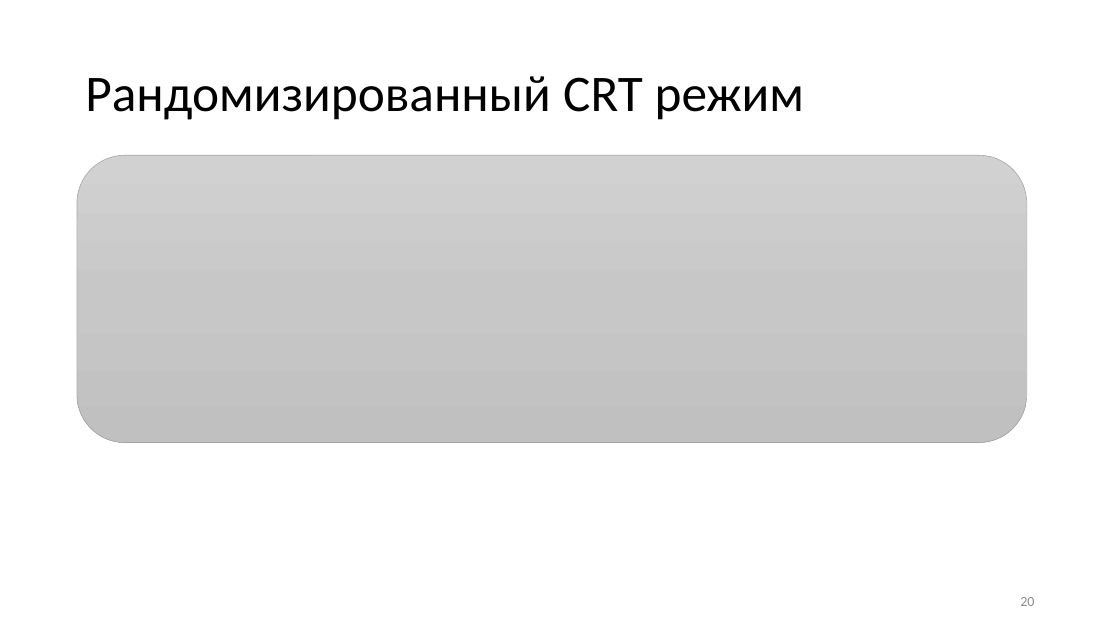
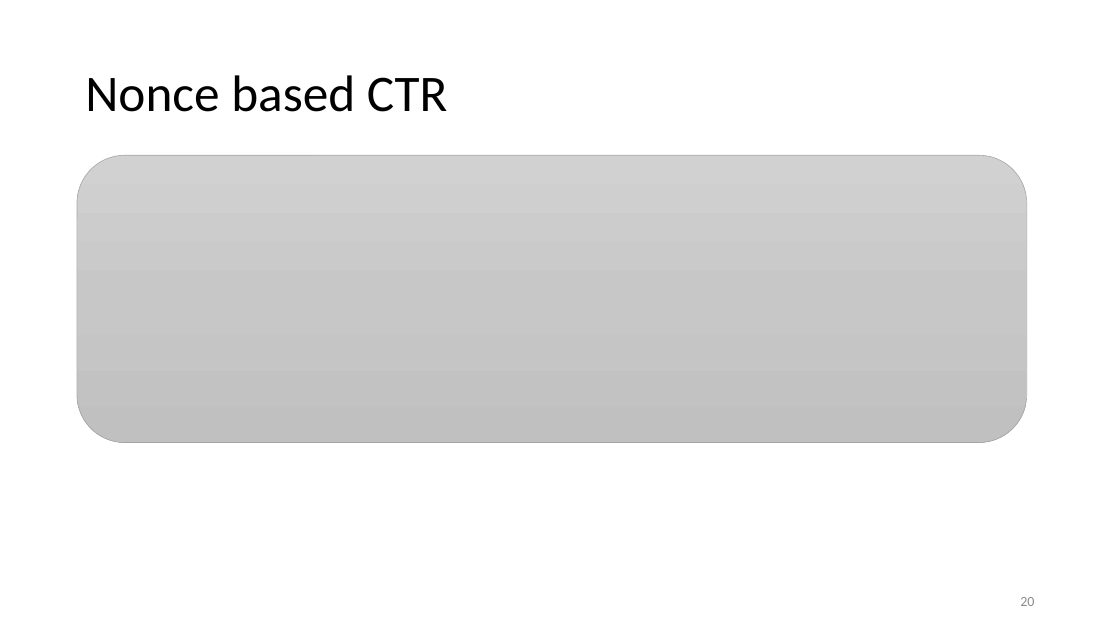
Before and after one commit to GeorgyFirsov-s-forks/CryptoLectures, a slide deck: slide 20 of Lectures/Lecture8.pptx. Drawn at 1120x630 pixels with LibreOffice and Linux fonts; fonts in the diff are those of the drawing; grey boxes stand for pictures. Boxes give left, top, right and bottom in pixels: in the first picture for what was removed or moved away, otherwise in the second. Text is boxed around its words. In the diff, an @@ line names an element or a change of style, - is before the commit and + after.

```diff
--- a/Lectures/Lecture8.pptx
+++ b/Lectures/Lecture8.pptx
@@ title at [85, 75, 447, 112]: text changed @@
-Рандомизированный CRT режим
+Nonce based CTR
```
Also in this commit, not shown: 3 other slides changed, 1 other file.
